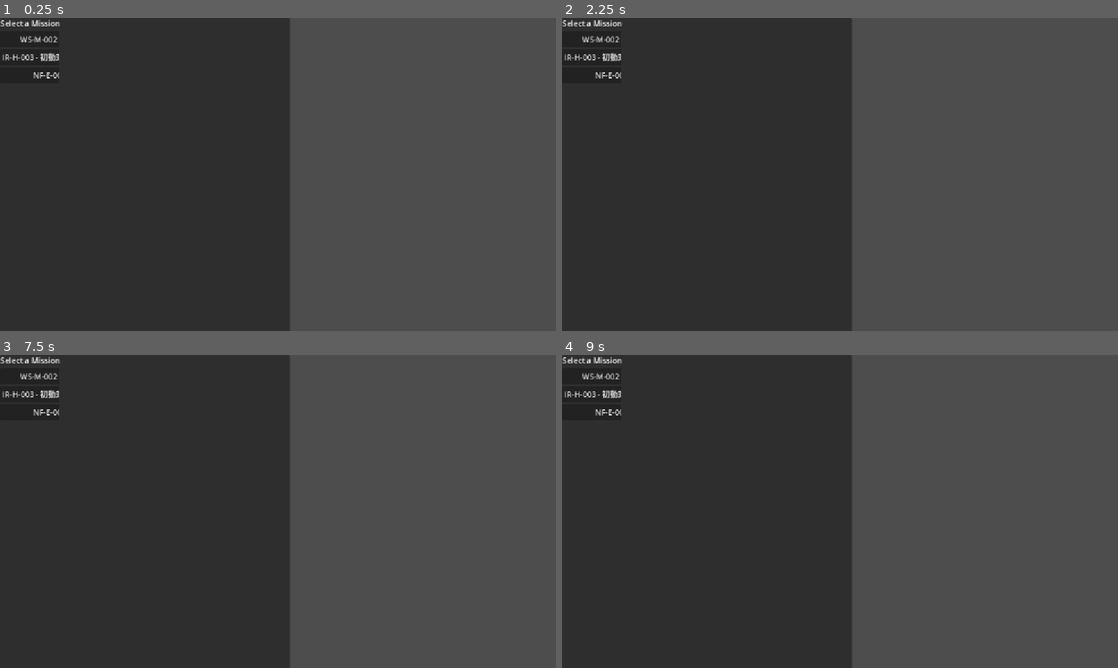
Above: before the commit, frames 1-4 (two rows, left to right).
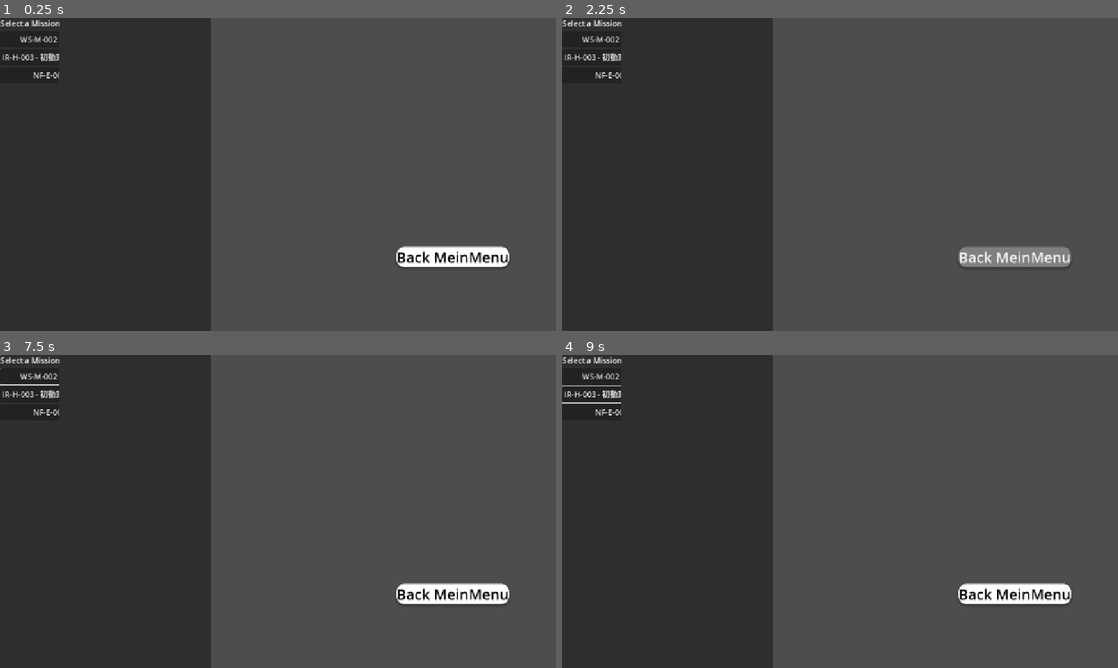
Above: after the commit, the same moments.

Repository: pekokana/cyberfrontier
Game: Godot game, scene res://scenes/ui/MissionSelectUI.tscn
Two runs of this game, one before a commit and one after it. Both use one fixed random seed, a clock stepped at 60 frames per second and the inputs below. This scene is started directly instead of the project's main scene.
Inputs (mouse positions are in pixels of both pictures, inside the frame that each line leads up to):
- Up to frame 1 (0.25 s): no input
- Up to frame 2 (2.25 s): click "WS-M-002 - XSS 脆弱性による管理者セッション…" at 0.5 s; click "IR-H-003 - 初動対応：不審通信のファイアウォール…" at 1.25 s; click (1012, 255) at 2 s, where only the run after the commit has a clickable "Back MeinMenu"
- Up to frame 3 (7.5 s): click "NF-E-001 - FTP パケット解析による認証情報特…" at 2.75 s; click "NF-E-001 - FTP パケット解析による認証情報特…" at 3.5 s; move the mouse to (400, 495) at 4.27 s; hold Up 4.28-5.03 s; tap Tab at 4.35, 5.85, 7.35 s; click (400, 495) at 4.42 s; move the mouse to (166, 527) at 5.02 s; hold Down 5.03-5.78 s; tap Keypad Enter at 5.1, 6.6 s; move the mouse to (333, 442) at 5.77 s; hold Up 5.78-7.28 s; move the mouse to (250, 574) at 6.52 s; click (250, 574) at 6.67 s; move the mouse to (444, 558) at 7.27 s; hold Down from 7.28 s (still down)
- Up to frame 4 (9 s): keep holding Down; tap Enter at 8 s; move the mouse to (673, 464) at 8.02 s; tap Keypad Enter at 8.1 s; tap Space at 8.75 s; move the mouse to (867, 511) at 8.77 s; tap Tab at 8.85 s; click (867, 511) at 8.92 s

The runs differ from the first frame. In frame 1, 15% of the frame differs, in the area x 37-92%, y 0-100%; in frame 2, 15%; in frame 3, 15%; in frame 4, 15%, in the area x 0-92%, y 0-100%.
Error after the commit: Cannot call method 'add_child' on a null value. (res://scripts/core/root_scene.gd:33)

Commit message:
MainMissionAdd

Diff:
--- a/project.godot
+++ b/project.godot
@@ -11,7 +11,7 @@
 [application]
 
 config/name="CyberFrontier"
-run/main_scene="uid://pjur0ij1scib"
+run/main_scene="uid://bno0or3q58up0"
 config/features=PackedStringArray("4.4", "GL Compatibility")
 boot_splash/bg_color=Color(0.89059, 0.89059, 0.89059, 1)
 config/icon="uid://bfx1h58wi3v0w"
@@ -20,6 +20,7 @@
 
 Global="*res://scripts/core/Global.gd"
 MissionManager="*res://scripts/managers/MissionManager.gd"
+SceneManager="*res://scripts/core/root_scene.gd"
 
 [display]
 
--- a/scenes/main/root_scene.tscn
+++ b/scenes/main/root_scene.tscn
@@ -8,8 +8,15 @@
 
 [node name="UI_Layer" type="CanvasLayer" parent="."]
 
+[node name="UI_Holder" type="Control" parent="UI_Layer"]
+layout_mode = 3
+anchors_preset = 15
+anchor_right = 1.0
+anchor_bottom = 1.0
+grow_horizontal = 2
+grow_vertical = 2
+
 [node name="SidebarToggle" type="TextureButton" parent="UI_Layer"]
-visible = false
 offset_right = 40.0
 offset_bottom = 40.0
 texture_normal = ExtResource("2_c77vg")
--- a/scenes/ui/MainMenu.tscn
+++ b/scenes/ui/MainMenu.tscn
@@ -1,6 +1,6 @@
 [gd_scene load_steps=7 format=3 uid="uid://pjur0ij1scib"]
 
-[ext_resource type="Script" uid="uid://ceajb2nldd4fm" path="res://scenes/ui/MainMenu.gd" id="1_vjtqc"]
+[ext_resource type="Script" uid="uid://ceajb2nldd4fm" path="res://scripts/ui/MainMenu.gd" id="1_vjtqc"]
 
 [sub_resource type="StyleBoxEmpty" id="StyleBoxEmpty_eiy7p"]
 
@@ -35,6 +35,7 @@
 shadow_offset = Vector2(0, 3.31)
 
 [sub_resource type="SystemFont" id="SystemFont_iwfq2"]
+subpixel_positioning = 0
 
 [node name="MainMenu" type="Control"]
 layout_mode = 3
@@ -147,6 +148,7 @@
 horizontal_alignment = 1
 
 [node name="btnOptionsBack" type="Button" parent="Options/Label"]
+layout_mode = 0
 offset_left = 113.0
 offset_top = 170.0
 offset_right = 313.0
--- a/scenes/ui/MissionSelectUI.tscn
+++ b/scenes/ui/MissionSelectUI.tscn
@@ -1,6 +1,38 @@
-[gd_scene load_steps=2 format=3 uid="uid://dgewi7lp8l5de"]
+[gd_scene load_steps=6 format=3 uid="uid://dgewi7lp8l5de"]
 
 [ext_resource type="Script" uid="uid://bk35mw7wyc4yx" path="res://scripts/windows/MissionSelectUI.gd" id="1_u0l8q"]
+
+[sub_resource type="StyleBoxEmpty" id="StyleBoxEmpty_7y5uk"]
+
+[sub_resource type="StyleBoxFlat" id="StyleBoxFlat_4vr03"]
+bg_color = Color(0.501407, 0.501406, 0.501406, 1)
+corner_radius_top_left = 16
+corner_radius_top_right = 16
+corner_radius_bottom_right = 16
+corner_radius_bottom_left = 16
+shadow_color = Color(0, 0, 0, 0.203922)
+shadow_size = 5
+shadow_offset = Vector2(0, 3.31)
+
+[sub_resource type="StyleBoxFlat" id="StyleBoxFlat_npyb8"]
+bg_color = Color(0.501961, 0.501961, 0.501961, 1)
+corner_radius_top_left = 16
+corner_radius_top_right = 16
+corner_radius_bottom_right = 16
+corner_radius_bottom_left = 16
+shadow_color = Color(0, 0, 0, 0.203922)
+shadow_size = 5
+shadow_offset = Vector2(0, 3.31)
+
+[sub_resource type="StyleBoxFlat" id="StyleBoxFlat_j75qj"]
+bg_color = Color(1, 1, 1, 1)
+corner_radius_top_left = 16
+corner_radius_top_right = 16
+corner_radius_bottom_right = 16
+corner_radius_bottom_left = 16
+shadow_color = Color(0, 0, 0, 0.203922)
+shadow_size = 5
+shadow_offset = Vector2(0, 3.31)
 
 [node name="MissionSelectUI" type="Control"]
 layout_mode = 3
@@ -16,7 +48,7 @@
 anchors_preset = 15
 anchor_right = 1.0
 anchor_bottom = 1.0
-offset_right = -552.0
+offset_right = -716.0
 offset_bottom = 52.0
 grow_horizontal = 2
 grow_vertical = 2
@@ -36,3 +68,22 @@
 [node name="MissionListContainer" type="VBoxContainer" parent="PanelContainer/VBoxContainer/ScrollContainer"]
 layout_mode = 2
 size_flags_horizontal = 3
+
+[node name="btnBackMainMenu" type="Button" parent="."]
+offset_left = 821.0
+offset_top = 473.0
+offset_right = 977.0
+offset_bottom = 515.0
+size_flags_vertical = 10
+theme_override_colors/icon_pressed_color = Color(0, 0, 0, 1)
+theme_override_colors/font_color = Color(0, 0, 0, 1)
+theme_override_colors/font_focus_color = Color(0, 0, 0, 1)
+theme_override_colors/font_pressed_color = Color(0, 0, 0, 1)
+theme_override_font_sizes/font_size = 30
+theme_override_styles/focus = SubResource("StyleBoxEmpty_7y5uk")
+theme_override_styles/hover = SubResource("StyleBoxFlat_4vr03")
+theme_override_styles/pressed = SubResource("StyleBoxFlat_npyb8")
+theme_override_styles/normal = SubResource("StyleBoxFlat_j75qj")
+text = "Back MeinMenu"
+
+[connection signal="pressed" from="btnBackMainMenu" to="." method="_on_btn_back_main_menu_pressed"]
--- a/scripts/core/root_scene.gd
+++ b/scripts/core/root_scene.gd
@@ -1,21 +1,23 @@
 extends Node2D
 
-var mdi_window_scene = preload("res://mdi_window.tscn")
-var terminal_scene = preload("res://terminal_ui.tscn")
-var networkmap_scene = preload("res://NetworkMapUI.tscn")
-var sidebar_scene = preload("res://Sidebar.tscn")
-var mission_select_scene = preload("res://MissionSelectUI.tscn")
+# 💡 修正: シーンのpreloadは全て 'const' で大文字表記に統一します
+const MDI_WINDOW_SCENE = preload("res://scenes/windows/mdi_window.tscn")
+const TERMINAL_SCENE = preload("res://scenes/windows/terminal_ui.tscn")
+const NETWORKMAP_SCENE = preload("res://scenes/windows/NetworkMapUI.tscn")
+const SIDEBAR_SCENE = preload("res://scenes/ui/Sidebar.tscn")
+const MISSION_SELECT_SCENE = preload("res://scenes/ui/MissionSelectUI.tscn")
+const MAIN_MENU_SCENE = preload("res://scenes/ui/MainMenu.tscn")
 
 # 開いているウィンドウを管理する辞書（重複防止用）
 var open_windows: Dictionary = {}
 
-# MDIウィンドウを配置するノードへの参照
-@onready var mdi_area = $UI_Layer/MainUIContainer/MainHBox/MDI_Area
 # アニメーションを制御するノード (SidebarContainerの子として追加するのがベスト)
-@onready var animator = $UI_Layer/MainUIContainer/AnimationPlayer # RootSceneにAnimationPlayerノードを追加
+
+@onready var ui_holder: Control = $UI_Layer/UI_Holder
 
 @onready var sidebar_toggle = $UI_Layer/SidebarToggle
 var sidebar_instance: Control = null # <--- Sidebarインスタンスを保持する変数
+var current_ui_instance: Control = null
 
 # サイドバーの幅とアニメーション時間をここで定数として定義し、sidebar.gdと同期させる
 const SIDEBAR_WIDTH = Global.SIDEBAR_WIDTH
@@ -26,50 +28,93 @@
 const EXPANDED_WIDTH = 150.0 # 展開後の幅
 
 func _ready():
+	# 1.Sidebarインスタンスを作成し、UI_Layerの子として追加
+	var sidebar_ui = SIDEBAR_SCENE.instantiate() # 💡 修正: SIDEBAR_SCENEを使用
+	$UI_Layer.add_child(sidebar_ui)
+	sidebar_instance = sidebar_ui
+	sidebar_instance.visible = false # 初期状態は非表示とする
 
-	# 起動時にターミナルウィンドウを開く
-	#open_window("Terminal", terminal_scene)
+	# 2.アプリ起動ときはMission Select/Main Menuのいずれかから開始
+	#navigate_to_mission_select()
+	start_main_menu_mode()
 
-	# 💡 追記: 起動時にマップウィンドウを開く (MDIウィンドウとして)
-	# ターミナルと位置をずらして、ウィンドウが重ならないようにする
-	#open_window("Network Map", networkmap_scene, Vector2(600, 100))
+# ----------
+# ヘルパーメソッド（UI切り替えの核とするロジック）
+# ----------
 
-	# 💡 追記: 起動時にミッション選択画面を開く
-	open_mission_select_ui()
+# 💡 追加: 既存のUIとウィンドウを全てクリーンアップする関数
+func _clear_ui_and_windows():
+	# 古い全画面UIを削除
+	if is_instance_valid(current_ui_instance):
+		current_ui_instance.queue_free()
+		current_ui_instance = null
 
-	### サイドバーを表示する
-	#var sidebar_ui = sidebar_scene.instantiate()
-	#$UI_Layer.add_child(sidebar_ui)
-	#sidebar_instance = sidebar_ui
+	# 開いているMDIウィンドウを全て削除
+	for id in open_windows.keys():
+		if is_instance_valid(open_windows[id]):
+			open_windows[id].queue_free()
+	open_windows.clear()
 
-	#set_mission_mode("initial")
+func _set_current_ui(new_ui: Control):
+	# 1.古いUIを削除
+	if is_instance_valid(current_ui_instance):
+		current_ui_instance.queue_free()
 
-# ミッション選択UIを開く関数
-func open_mission_select_ui():
-	var select_ui = mission_select_scene.instantiate()
-	$UI_Layer.add_child(select_ui)
-	# select_ui.set_anchors_preset(Control.PRESET_FULL_RECT) # MissionSelectUI.gdで設定済み
+	# 2.新しいUIをUI_Holderに追加
+	ui_holder.add_child(new_ui)
+	current_ui_instance = new_ui
+	# Full Rectプリセットで親(UI_Holder)全体に広げる
+	new_ui.set_anchors_preset(Control.PRESET_FULL_RECT)
+
+# ミッション選択画面へ移行(MainMenuUIから呼び出される）
+func navigate_to_mission_select():
+	# 💡 修正: _clear_ui_and_windowsを呼び出し、クリーンアップを任せる
+	_clear_ui_and_windows()
+
+	# UI_HolderにMissionSelectUIをロード
+	var mission_select_instance = MISSION_SELECT_SCENE.instantiate() # 💡 修正: 定数 MISSION_SELECT_SCENEを使用
+	_set_current_ui(mission_select_instance) # 💡 修正: タイポ mission_select_instalce を修正
+
+	sidebar_toggle.visible = false
+	if is_instance_valid(sidebar_instance):
+		sidebar_instance.visible = false # Sidebarも非表示とする
+
+# 💡 メインメニュー画面へ移行 (アプリ起動時や、MissionSelectUIの「戻る」ボタンから呼び出される)
+func start_main_menu_mode():
+	# UIとMDIウィンドウを全てクリア
+	_clear_ui_and_windows()
+
+	# UI_HolderにMainMenuUIをロード
+	var main_menu_instance = MAIN_MENU_SCENE.instantiate()
+	_set_current_ui(main_menu_instance)
+
+	# Sidebarとトグルボタンは非表示
+	sidebar_toggle.visible = false
+	if is_instance_valid(sidebar_instance):
+		sidebar_instance.visible = false
 
 # ミッション開始関数
 func start_mission(mission_id: String):
+	# 💡 修正: 画面遷移として、まず現在のUI（MissionSelectUI）とウィンドウをクリア
+	_clear_ui_and_windows()
+
 	# 1. MissionManagerからミッションデータを取得
+	# MissionManager.get_mission_data() はMissionManager.gdに実装されているものと仮定
 	var mission_data = MissionManager.get_mission_data(mission_id)
 
 	if mission_data.is_empty():
 		print("Error: Failed to load data for mission: ", mission_id)
 		return
 
-	# 2. 既存の開いているウィンドウを全て閉じる (オプション)
-	for id in open_windows.keys():
-		if is_instance_valid(open_windows[id]):
-			open_windows[id].queue_free()
-	open_windows.clear()
+	# 2. MDIウィンドウは _clear_ui_and_windows() で既に閉じられているため不要 (open_windows.clear() も不要)
 
 	# 3. 必要な初期ウィンドウを開く (例: Terminalは必須)
-	open_window("Terminal", terminal_scene)
+	open_window("Terminal", TERMINAL_SCENE) # 💡 修正: TERMINAL_SCENEを使用
 
-	# 4. サイドバーの機能やネットワークマップの初期ロード処理（今後の実装）
-	# set_mission_mode(mission_id)
+	# 4. サイドバーとトグルボタンを表示する
+	sidebar_toggle.visible = true # トグルボタンを表示
+	if is_instance_valid(sidebar_instance):
+		sidebar_instance.visible = true # サイドバーを有効化
 
 	# 5. UIにミッションタイトルや目標を表示する処理（今後の実装）
 	print("Mission Started: ", mission_data.get("title"))
@@ -81,10 +126,12 @@
 		open_windows[window_id].grab_focus()
 		return
 
-	var mdi_window = mdi_window_scene.instantiate()
+	var mdi_window = MDI_WINDOW_SCENE.instantiate() # 💡 修正: MDI_WINDOW_SCENEを使用
 	#self.add_child(mdi_window) # RootSceneの子として追加
 	# UI_Layerの子供として追加する
 	$UI_Layer.add_child(mdi_window)
+
+	# ... (以降の open_window 関数は変更なし)
 
 	mdi_window.position = initial_position
 
@@ -115,8 +162,7 @@
 	# ウィンドウが閉じられたら管理リストから削除
 	open_windows.erase(window_id)
 
-#
-
+# 💡 サイドバーの開閉処理は大きな変更なし
 func _on_sidebar_toggle_pressed() -> void:
 	if not is_instance_valid(sidebar_instance):
 		return
--- a/scripts/managers/NetworkManager.gd
+++ b/scripts/managers/NetworkManager.gd
@@ -3,7 +3,7 @@
 
 # 外部シーンとクラスの参照
 # NetworkNode.gd は class_name NetworkNode で定義済みのため、プリロード不要
-const NODE_UI_SCENE = preload("res://NetworkNodeUI.tscn")
+const NODE_UI_SCENE = preload("res://scenes/windows/networkmapnode/NetworkNodeUI.tscn")
 
 # ネットワーク内の全ノードデータを保持 (IPアドレスをキーとする)
 var current_nodes: Dictionary = {}
--- a/scenes/ui/MainMenu.gd
+++ b/scripts/ui/MainMenu.gd
@@ -3,8 +3,6 @@
 @onready var main_buttons: VBoxContainer = $MainButtons
 @onready var options: Panel = $Options
 @onready var chkbnt_screen_size: CheckButton = $Options/Label/chkbntScreenSize
-
-
 
 func _ready():
 	main_buttons.visible = true
@@ -23,7 +21,17 @@
 
 
 func _on_btn_start_pressed() -> void:
-	print("pressed btnStart")
+	print("pressed btnStart: Transitioning to MissionSelectUI")
+
+	# RootSceneのインスタンスを取得（SceneTreeのルートの子ノードであると仮定）
+
+	if is_instance_valid(SceneManager) and SceneManager.has_method("navigate_to_mission_select"):
+		# 💡 画面遷移を実行
+		SceneManager.navigate_to_mission_select()
+	else:
+		# エラーメッセージを分かりやすく
+		print("ERROR: Could not find RootScene or navigate_to_mission_select method.")
+		print("Is RootScene the main scene?")
 
 
 func _on_btn_options_back_pressed() -> void:
--- a/scripts/windows/MissionSelectUI.gd
+++ b/scripts/windows/MissionSelectUI.gd
@@ -51,3 +51,15 @@
 		root_scene.start_mission(mission_id)
 		# 選択UIを閉じる
 		queue_free()
+
+
+func _on_btn_back_main_menu_pressed() -> void:
+	print("Back button pressed: Transitioning to MainMenuUI")
+
+	var root_scene = get_tree().get_root().get_child(0)
+
+	if is_instance_valid(root_scene) and root_scene.has_method("start_main_menu_mode"):
+		# 💡 RootSceneの遷移関数を呼び出す
+		root_scene.start_main_menu_mode()
+	else:
+		print("ERROR: Could not find RootScene or start_main_menu_mode method.")
Not shown, changed: docs/app-ui-define.md
